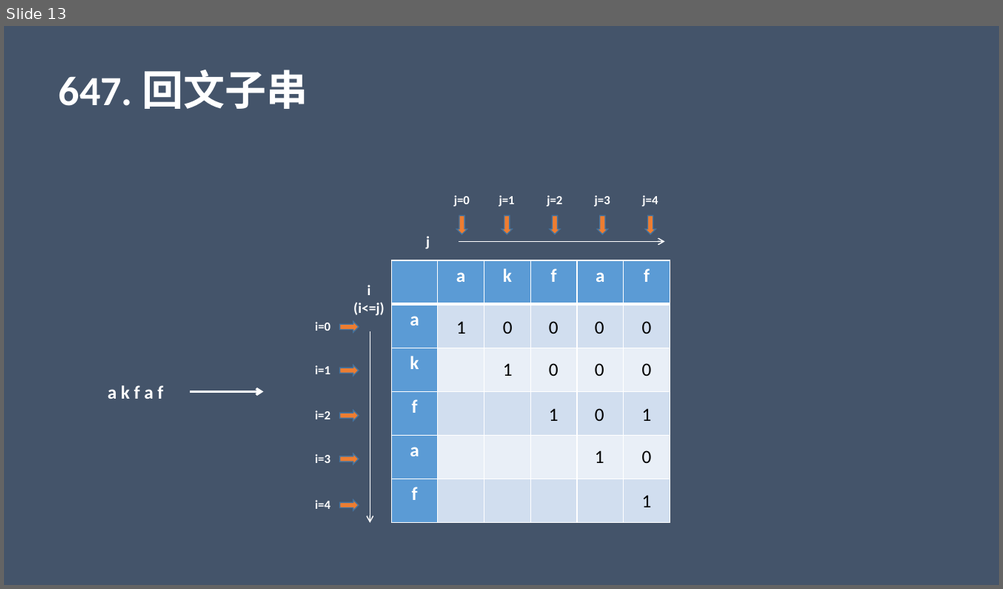
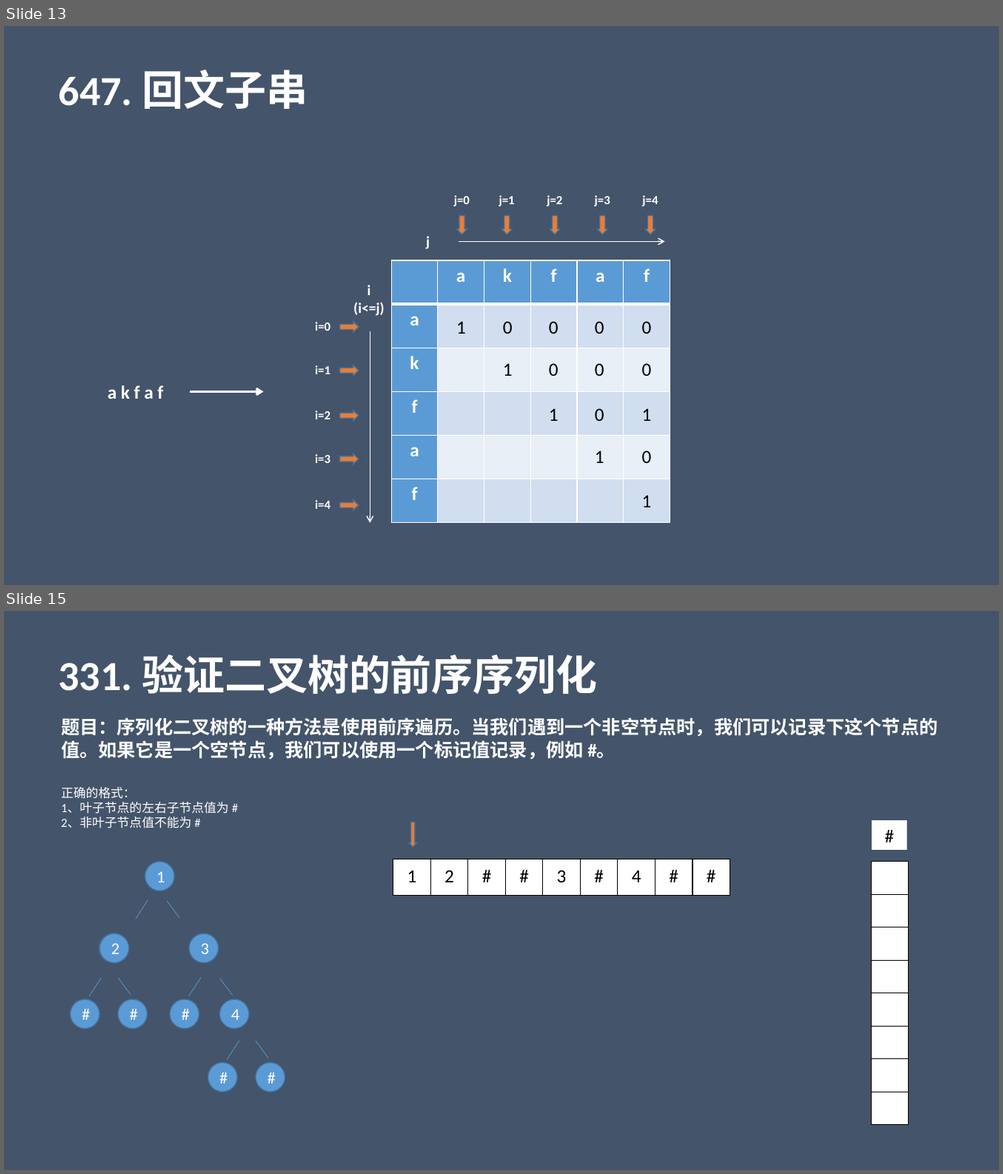
Before and after one commit to liangle/liangle-frontend-studybook, a slide deck: 小白学算法系列.pptx. Shown one above the other, each under a label of ours: slide 13 before the commit, slides 13 and 15 after it; the slides between them are not shown. The pictures are 1003x589 and 1003x1174 pixels, drawn with LibreOffice and Linux fonts; fonts in the diff are those of the drawing. Boxes give left, top, right and bottom in pixels: in the first picture for what was removed or moved away, otherwise in the second. Text is boxed around its words. In the diff, an @@ line names an element or a change of style, - is before the commit and + after.

Commit message:
feat:增加二叉树的后序遍历、验证二叉树的前序序列化、基本计算器 II

```diff
--- a/小白学算法系列.pptx
+++ b/小白学算法系列.pptx
@@ slide 15 added at box(4, 611, 999, 1170), background #44546A @@
@@ text added at box(59, 655, 597, 695), 40 pt, text #FFFFFF, bold @@
+331. 验证二叉树的前序序列化
@@ text added at box(61, 718, 937, 759), 18 pt, text #FFFFFF, bold @@
+题目：序列化二叉树的一种方法是使用前序遍历。当我们遇到一个非空节点时，我们可以记录下这个节点的值。如果它是一个空节点，我们可以使用一个标记值记录，例如 #。
@@ text added at box(61, 787, 229, 829), 12 pt, text #FFFFFF @@
+正确的格式：
+1、叶子节点的左右子节点值为 #
+2、非叶子节点值不能为 #
@@ down arrow added at box(409, 822, 417, 847), fill #ED7D31, outline #43739E 1 pt @@
@@ rectangle added at box(872, 820, 907, 850), fill #FFFFFF, 18 pt, text #000000 @@
+#
@@ table added at box(393, 859, 729, 895), 1 rows, 9 columns @@
+1 | 2 | # | # | 3 | # | 4 | # | #
@@ table added at box(871, 862, 908, 1125), 8 rows, 1 columns @@
+
+
+
+
+
+
+
+
@@ group added at box(99, 862, 179, 963): 2 ellipses, 2 lines @@
+#
+1
@@ group added at box(71, 934, 148, 1029): 3 ellipses, 2 lines @@
+2
+#
+#
@@ group added at box(170, 934, 233, 1029): 2 ellipses, 2 lines @@
+3
+#
@@ group added at box(208, 999, 284, 1092): 3 ellipses, 2 lines @@
+4
+#
+#
```
Also in this commit, not shown: 1 other slide added, 4 other files.
